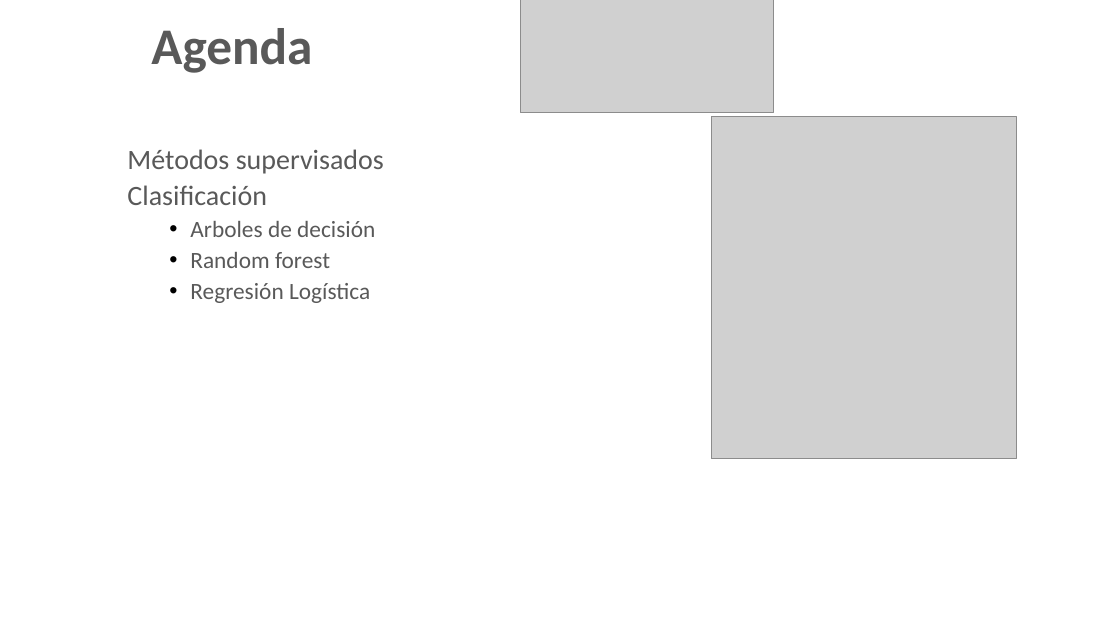
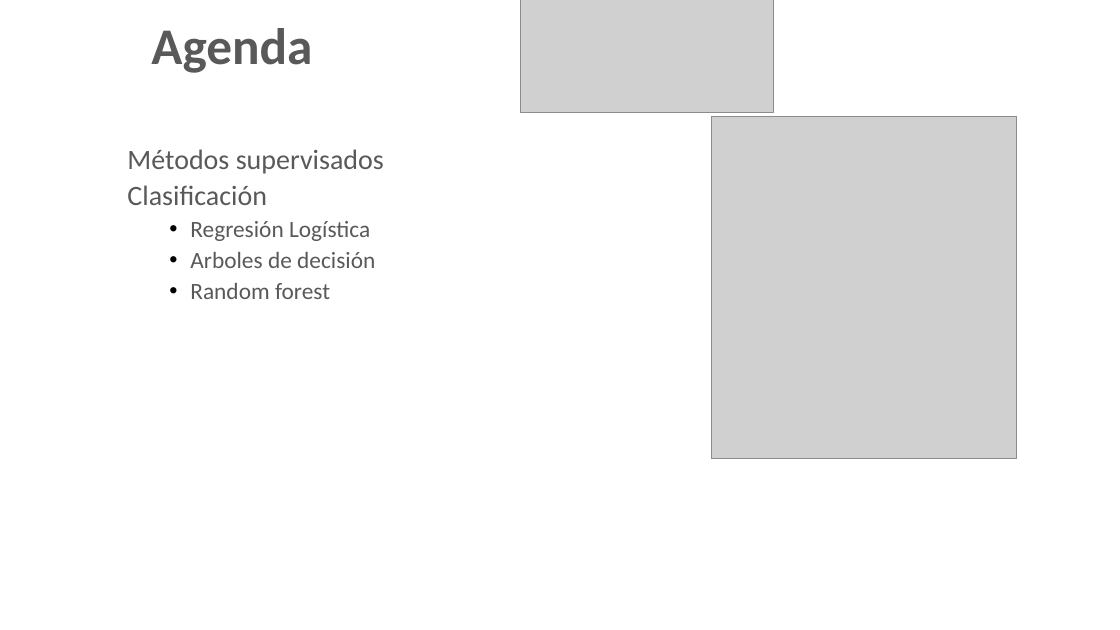
Before and after one commit to ejimenezdelgado/taller_4.0_ciencia_de_datos, a slide deck: slide 2 of Clase 2/Clase_2.pptx. Drawn at 1120x630 pixels with LibreOffice and Linux fonts; fonts in the diff are those of the drawing; grey boxes stand for pictures; background and template pictures are left out. Boxes give left, top, right and bottom in pixels: in the first picture for what was removed or moved away, otherwise in the second. Text is boxed around its words. In the diff, an @@ line names an element or a change of style, - is before the commit and + after.

```diff
--- a/Clase 2/Clase_2.pptx
+++ b/Clase 2/Clase_2.pptx
@@ text at [190,221,370,241]: paragraph added @@
+    • Regresión Logística
@@ text at [190,283,370,303]: paragraph removed @@
-    • Regresión Logística
```
Also in this commit, not shown: 14 other files.
